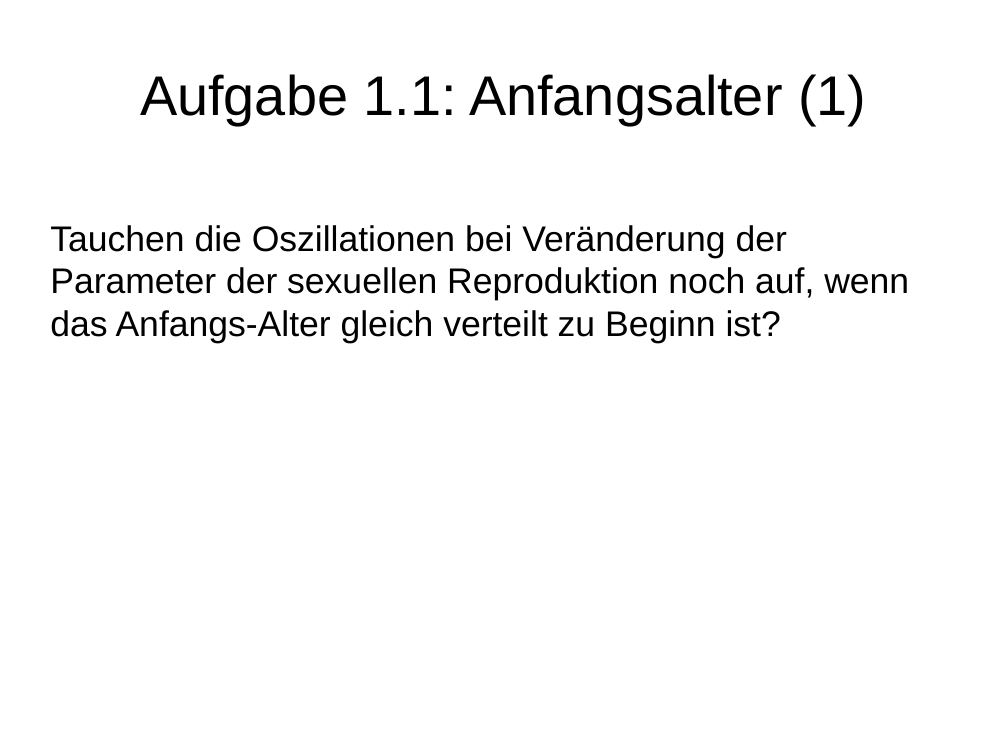
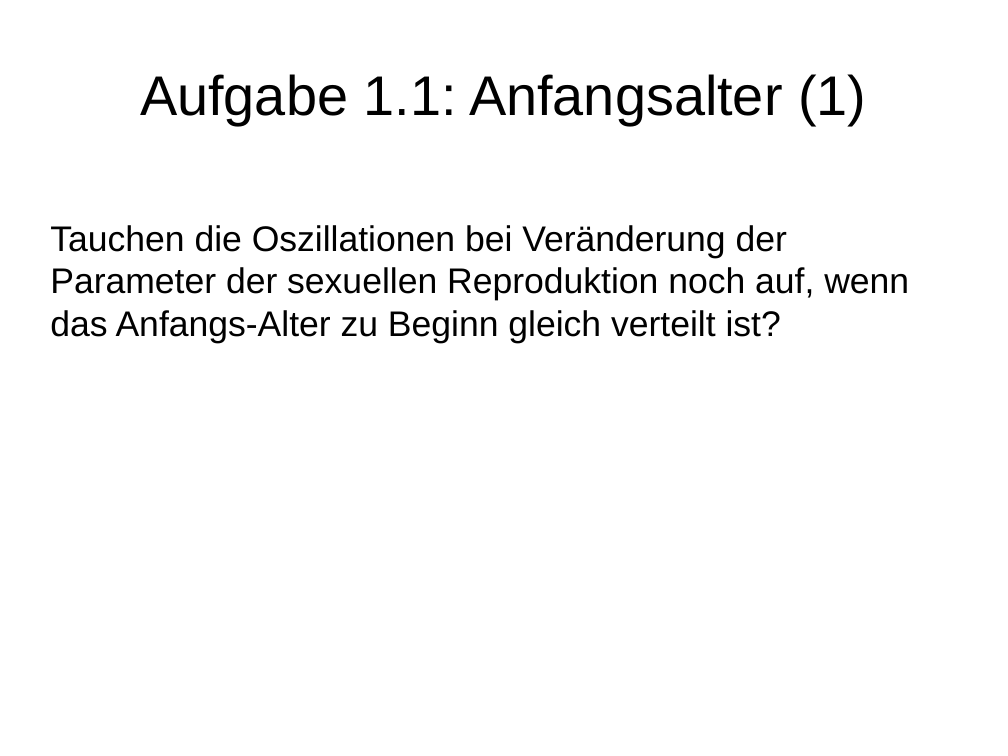
Before and after one commit to wsmirnow/Sugarscape, a slide deck: slide 10 of Presentation/Presentation.odp. Drawn at 1008x756 pixels with LibreOffice and Linux fonts; fonts in the diff are those of the drawing. Boxes give left, top, right and bottom in pixels: in the first picture for what was removed or moved away, otherwise in the second. Text is boxed around its words. In the diff, an @@ line names an element or a change of style, - is before the commit and + after.

```diff
--- a/Presentation/Presentation.odp
+++ b/Presentation/Presentation.odp
@@ subtitle at (50, 225, 909, 343): text changed @@
-Tauchen die Oszillationen bei Veränderung der Parameter der sexuellen Reproduktion noch auf, wenn das Anfangs-Alter gleich verteilt zu Beginn ist?
+Tauchen die Oszillationen bei Veränderung der Parameter der sexuellen Reproduktion noch auf, wenn das Anfangs-Alter zu Beginn gleich verteilt ist?
```
Also in this commit, not shown: 7 other slides changed, 1 slide added, 1 slide removed, 7 other files.
